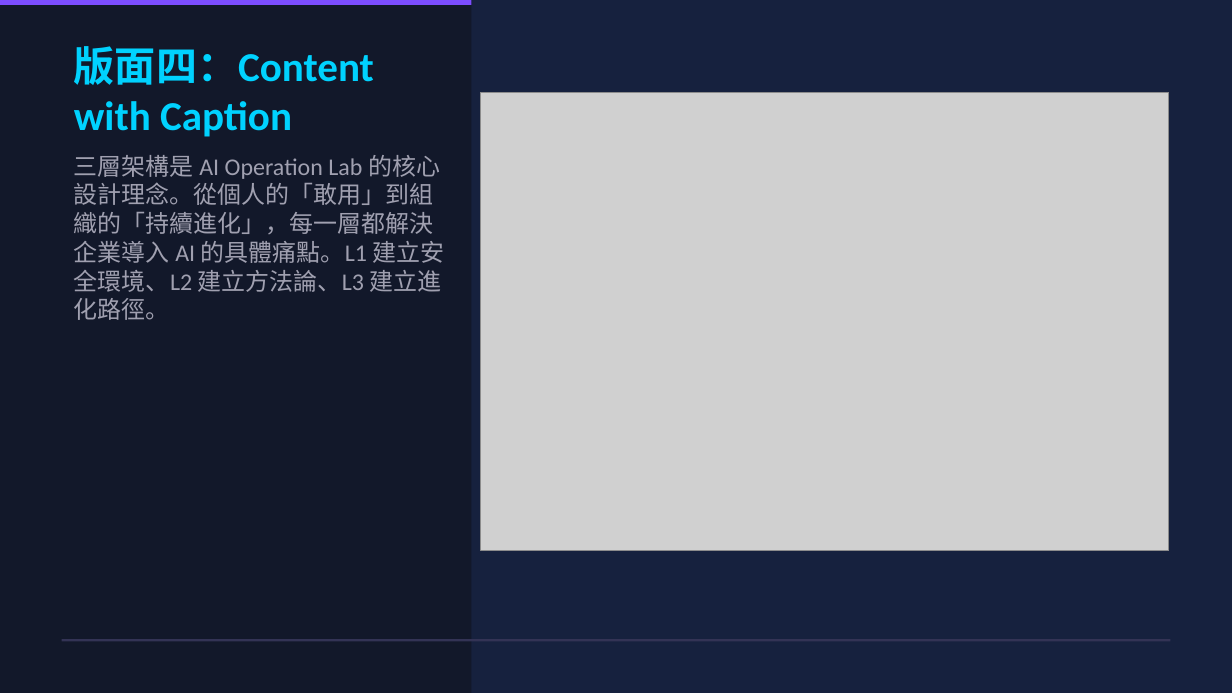
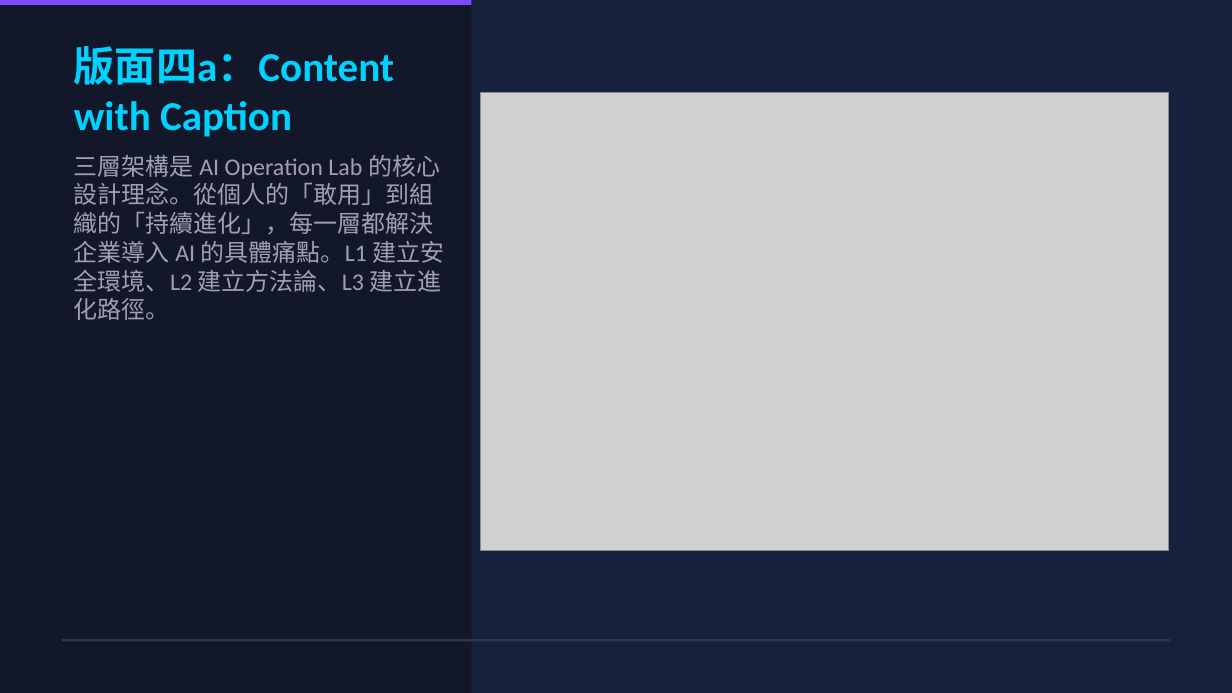
Before and after one commit to ai-cooperation/cooperation.tw, a slide deck: slide 6 of assets/demos/demo-layouts.pptx (slide 5 before the commit). Drawn at 1232x693 pixels with LibreOffice and Linux fonts; fonts in the diff are those of the drawing; grey boxes stand for pictures. Boxes give left, top, right and bottom in pixels: in the first picture for what was removed or moved away, otherwise in the second. Text is boxed around its words. In the diff, an @@ line names an element or a change of style, - is before the commit and + after.

```diff
--- a/assets/demos/demo-layouts.pptx
+++ b/assets/demos/demo-layouts.pptx
@@ title at (x1=74, y1=46, x2=394, y2=137): text changed @@
-版面四：Content with Caption
+版面四a：Content with Caption
```
Also in this commit, not shown: 3 other slides changed, 3 slides added, 10 other files.
